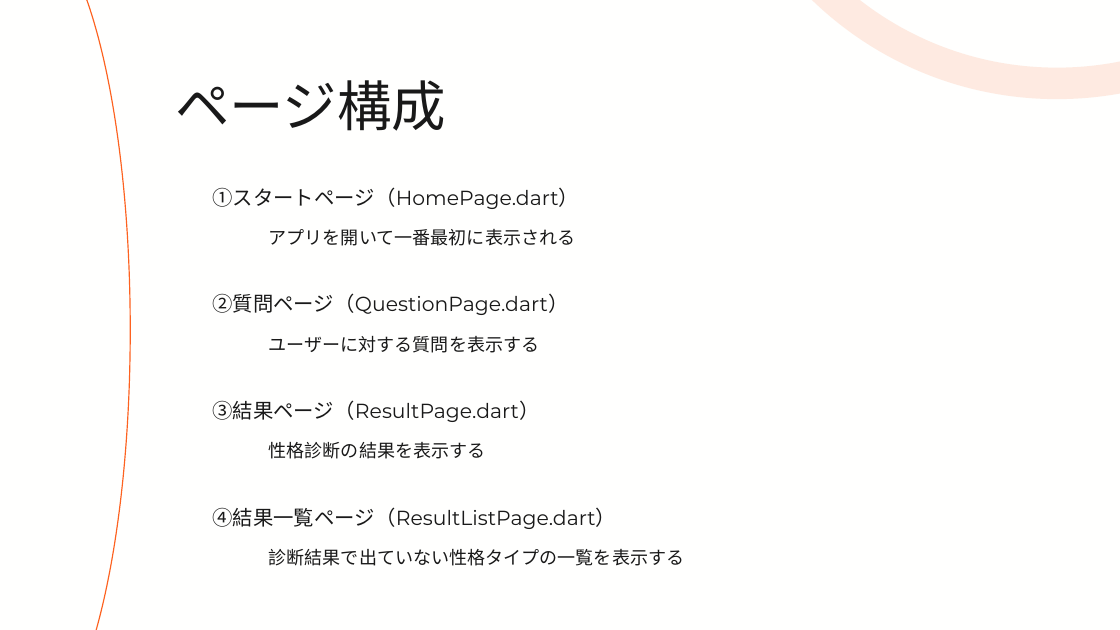
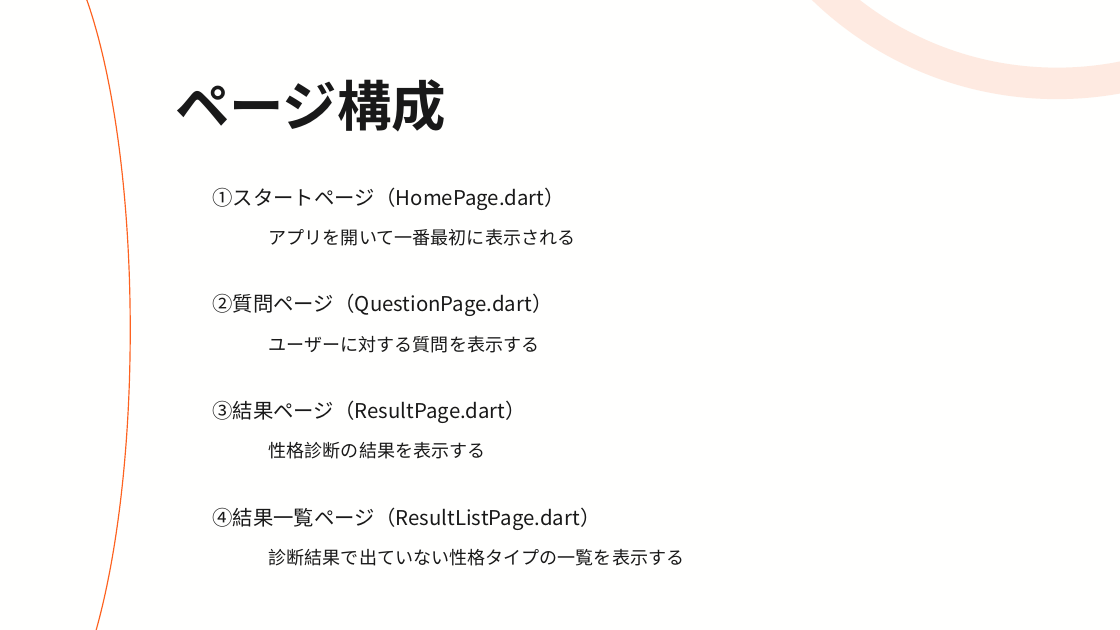
Before and after one commit to runam00/flutterMock, a slide deck: slide 5 of プレゼン資料.pptx (slide 3 before the commit). Drawn at 1120x630 pixels with LibreOffice and Linux fonts; fonts in the diff are those of the drawing. Boxes give left, top, right and bottom in pixels: in the first picture for what was removed or moved away, otherwise in the second. Text is boxed around its words. In the diff, an @@ line names an element or a change of style, - is before the commit and + after.

```diff
--- a/プレゼン資料.pptx
+++ b/プレゼン資料.pptx
@@ text "ページ構成" at bbox=[175, 79, 446, 132]: font Calibri to Noto Sans CJK JP, bold on @@
@@ font Montserrat to Noto Sans CJK JP in 4 elements at bbox=[212, 400, 526, 423], bbox=[212, 187, 565, 210], bbox=[212, 293, 552, 316], bbox=[212, 507, 600, 530] @@
```
Also in this commit, not shown: 6 other slides changed, 8 slides added.
